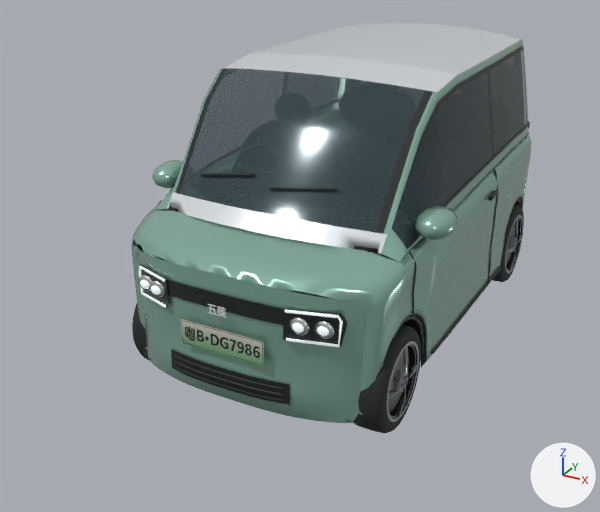
The glTF model public/models/mini.glb: old version first, new version second.
Rendered twice from a camera (50 mm lens) standing at (1.95, -4.22, 2.43) and looking at (-0.21, -0.3, 0.47). Lighting does not change. The marker at lower right points along +X, +Y and +Z. The picture after the commit comes second. Vertices at exactly the same position are counted once.

Objects in the first picture: 'Coachwork', 'wheel_LF', 'wheel_RF', 'wheel_RR'.
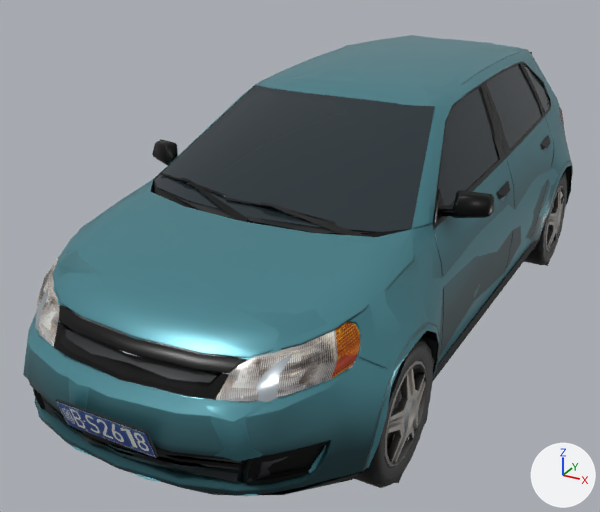
Changed parts and their boxes [x1, y1, x2, y2] in the pictures (600 x 512 px):
'hatchback coachwork', added
    after: [27, 37, 573, 496]
    faces in mat_traffic_paint_atlas (picture img_hatchback_body): [27, 37, 573, 496]
    faces in mat_solar_control_glass (dark blue #2e393f): [159, 65, 550, 232]
    faces in mat_headlamps_and_tail_lamps (picture img_lights): [36, 106, 564, 403]
'Coachwork', deleted
    before: [132, 22, 532, 424]
    faces in mat_body_paint (greyish green #92bfad): [132, 39, 532, 423]
    faces in mat_solar_glass (dark cyan #40545a): [169, 68, 492, 248]
    faces in mat_taxi_pearl_white (white #e8edf1): [167, 22, 521, 254]
    faces in mat_satin_black_trim (black #23272a): [140, 46, 530, 424]
    faces in mat_rear_passenger_tint (dark cyan #263b40): [490, 51, 525, 155]
'Distant hatchback', added
    after: [23, 35, 572, 496]
    faces in mat_body_paint (cyan #508d98): [23, 35, 572, 496]
    faces in mat_solar_control_glass (dark blue #2e393f): [154, 65, 549, 232]
    faces in mat_satin_black_trim (black #232729): [35, 52, 571, 496]
    faces in mat_headlights (light grey #bcc5cb): [35, 285, 355, 402]
    faces in mat_distant_tyre (black #26282b): [373, 172, 567, 483]
'wheel_RF', reshaped, moved
    before: [354, 324, 421, 433]
    after: [354, 338, 433, 488]
'wheel_RR', reshaped, moved
    before: [493, 204, 524, 282]
    after: [524, 175, 567, 265]
'Plate front', added
    after: [56, 399, 159, 457]
    faces in mat_shenzhen_blue_registration (picture img_hatchback_plate): [56, 402, 155, 457]
    faces in mat_registration_holder (black #1d2224): [56, 399, 159, 457]
part 1 of me_wheel_lf, rebuilt (not visible afterwards)
    before: [132, 304, 150, 361]
part 2 of me_wheel_rf, rebuilt
    before: [354, 204, 524, 433]
    after: [354, 338, 433, 488]
part 3 of me_wheel_rf, rebuilt
    before: [387, 215, 523, 422]
    after: [387, 368, 426, 463]
part 4 of me_wheel_rf, added (mostly hidden)
    after: [388, 389, 401, 435]
part 5 of me_wheel_rf, deleted
    before: [386, 217, 521, 418]

What changed in the scene script:
```text
Change mat_body_paint:
    mat_body_paint.base_color: (0.287, 0.521, 0.418) -> (0.0802, 0.266, 0.314)  # greyish green #92bfad -> cyan #508d98
Change me_wheel_lf:
    remove me_wheel_lf.from_pydata(...)  # 932 vertices, 1334 faces; spans x -0.11..0.092, y -0.267..0.267, z -0.267..0.267
    remove me_wheel_lf.materials.append(mat_road_rubber)  # black #262829
    remove me_wheel_lf.materials.append(mat_machined_wheel_face)  # grey #a0a8ab
    remove me_wheel_lf.materials.append(mat_brake_and_bolt_steel)  # grey #696d70
    remove me_wheel_lf.materials.append(mat_satin_black_trim)  # black #23272a
    add me_wheel_lf.from_pydata(...)  # 335 vertices, 567 faces; spans x -0.119..0.119, y -0.338..0.338, z -0.337..0.337
    me_wheel_lf part 1: the loose piece of 396 vertices spanning x -0.095..0.092, y -0.267..0.267, z -0.267..0.267 is rebuilt with 241 vertices and now spans x -0.108..0.119, y -0.338..0.338, z -0.337..0.337, in mat_wheel_alloy_and_sidewall (picture img_hatchback_wheel)
    other edits to the shape of me_wheel_lf do not show in these pictures
    add me_wheel_lf.materials.append(mat_wheel_alloy_and_sidewall)  # picture img_hatchback_wheel
Change me_wheel_rf:
    remove me_wheel_rf.from_pydata(...)  # 932 vertices, 1334 faces; spans x -0.092..0.111, y -0.267..0.267, z -0.267..0.267
    remove me_wheel_rf.materials.append(mat_road_rubber)  # black #262829
    remove me_wheel_rf.materials.append(mat_machined_wheel_face)  # grey #a0a8ab
    remove me_wheel_rf.materials.append(mat_brake_and_bolt_steel)  # grey #696d70
    remove me_wheel_rf.materials.append(mat_satin_black_trim)  # black #23272a
    add me_wheel_rf.from_pydata(...)  # 334 vertices, 567 faces; spans x -0.119..0.119, y -0.338..0.338, z -0.337..0.337
    me_wheel_rf part 2: the loose piece of 396 vertices spanning x -0.092..0.095, y -0.267..0.267, z -0.267..0.267 is rebuilt with 240 vertices and now spans x -0.119..0.108, y -0.338..0.338, z -0.337..0.337, in mat_wheel_alloy_and_sidewall (picture img_hatchback_wheel)
    me_wheel_rf part 3: the loose piece of 72 vertices spanning x 0.097, y -0.2..0.2, z -0.2..0.2 is rebuilt with 81 vertices and now spans x 0.071..0.119, y -0.225..0.224, z -0.202..0.224, in mat_wheel_alloy_and_sidewall (picture img_hatchback_wheel)
    me_wheel_rf part 4: a new loose piece of 13 vertices spanning x 0.002..0.048, y -0.19..0.19, z -0.19..0.19, in mat_wheel_alloy_and_sidewall (picture img_hatchback_wheel)
    me_wheel_rf part 5: 13 loose pieces with 464 vertices, spanning x 0.054..0.111, y -0.185..0.185, z -0.185..0.185, are deleted
    add me_wheel_rf.materials.append(mat_wheel_alloy_and_sidewall)  # picture img_hatchback_wheel
Add me_mesh_003:
    me_mesh_003.from_pydata(...)  # 334 vertices, 567 faces; spans x -0.119..0.119, y -0.338..0.338, z -0.337..0.337
    me_mesh_003.materials.append(mat_wheel_alloy_and_sidewall)  # picture img_hatchback_wheel
Remove ob_coachwork:
    ob_coachwork = bpy.data.objects.new('Coachwork', me_coachwork)
Change ob_wheel_rf:
    ob_wheel_rf.location: (0.633, -0.97, 0.267) -> (0.781, -1.312, 0.338)
Change ob_wheel_rr:
    ob_wheel_rr: bpy.data.objects.new('wheel_RR', me_wheel_rf) -> bpy.data.objects.new('wheel_RR', me_mesh_003)
    ob_wheel_rr.location: (0.633, 0.97, 0.267) -> (0.792, 1.393, 0.338)
Add ob_plate_front:
    ob_plate_front = bpy.data.objects.new('Plate front', me_plate_front)  # 156 vertices, 252 faces; spans x -0.225..0.225, y -2.262..-2.199, z 0.455..0.605; in mat_shenzhen_blue_registration (picture img_hatchback_plate), mat_registration_holder (black #1d2224), mat_registration_fasteners (grey #a2aaa8)
    ob_plate_front.location = (0.0, 0.0, 0.0)
Add ob_hatchback_coachwork:
    ob_hatchback_coachwork = bpy.data.objects.new('hatchback coachwork', me_mesh_001)  # 2286 vertices, 4532 faces; spans x -0.98..0.98, y -2.23..2.23, z 0.15..1.52; in mat_traffic_paint_atlas (picture img_hatchback_body), mat_headlamps_and_tail_lamps (picture img_lights), mat_solar_control_glass (dark blue #2e393f)
    ob_hatchback_coachwork.location = (0.0, 0.0, 0.0)
Add ob_distant_hatchback:
    ob_distant_hatchback = bpy.data.objects.new('Distant hatchback', me_mesh_006)  # 1105 vertices, 1238 faces; spans x -0.98..0.98, y -2.26..2.22, z 0.0..1.51; in mat_satin_black_trim (black #232729), mat_rear_light (red #b81f23), mat_headlights (light grey #bcc5cb), mat_solar_control_glass (dark blue #2e393f), mat_body_paint (cyan #508d98), mat_distant_alloy (grey #818689), mat_distant_tyre (black #26282b), mat_blue_registration (blue #214286), mat_registration_holder (black #1d2224), mat_registration_fasteners (grey #a2aaa8)
    ob_distant_hatchback.location = (0.0, 0.0, 0.0)
```
